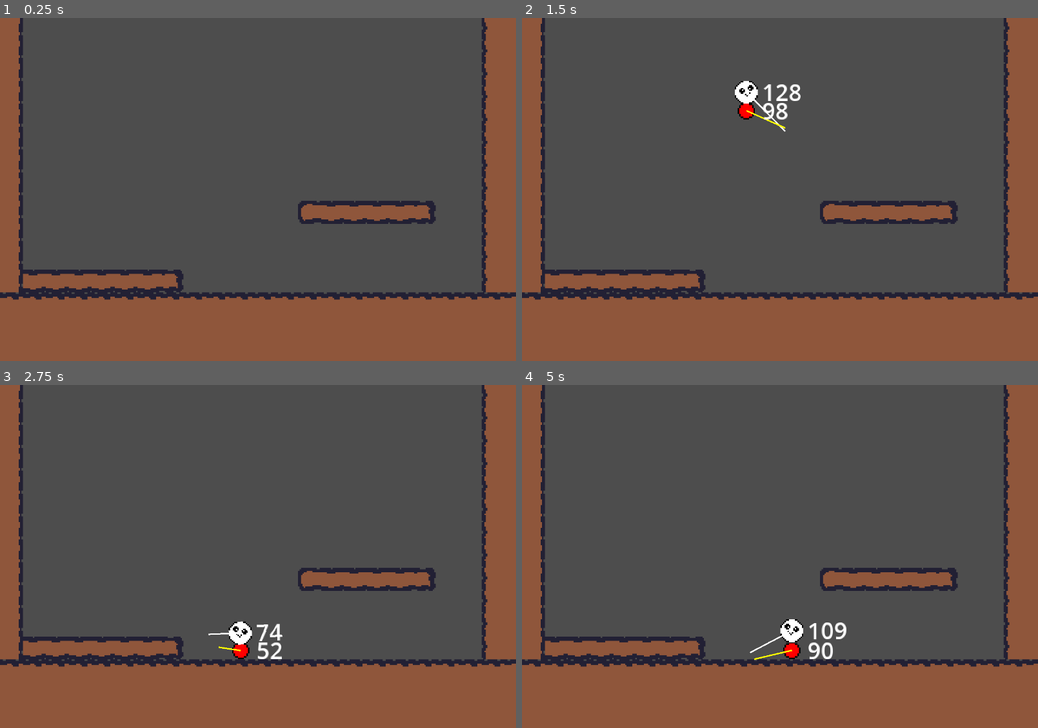
Above: before the commit, frames 1-4 (two rows, left to right).
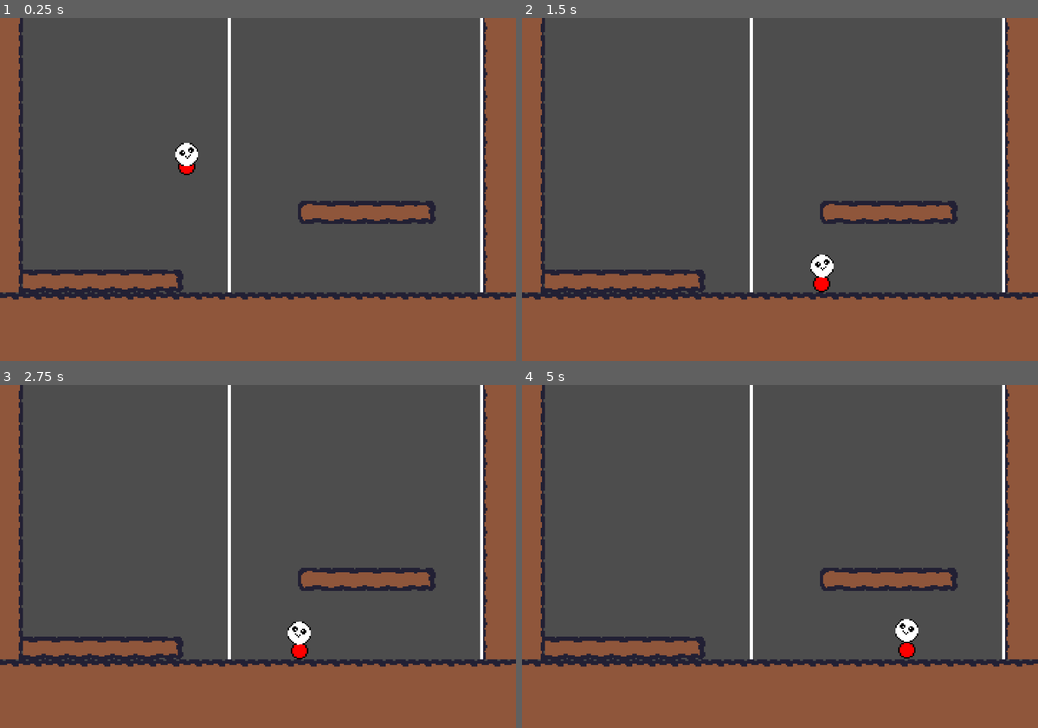
Above: after the commit, the same moments.

Repository: Victor-Boone/climbclimb
Game: Godot game, scene res://scenes/main.tscn
Two runs of this game, one before a commit and one after it. Both use one fixed random seed, a clock stepped at 60 frames per second and the inputs below.
Inputs:
- Up to frame 1 (0.25 s): no input
- Up to frame 2 (1.5 s): hold Shift (climb) 0.53-1.28 s; hold D (move_right) from 0.53 s (still down); tap Space (jump) at 0.77 s; tap Shift (climb) at 1.35 s
- Up to frame 3 (2.75 s): tap Space (jump) at 1.52 s; release D (move_right) at 2.03 s; hold A (move_left) from 2.03 s (still down); hold Shift (climb) from 2.03 s (still down)
- Up to frame 4 (5 s): release A (move_left) at 2.78 s; release Shift (climb) at 2.78 s; hold D (move_right) 2.78-4.28 s; tap Shift (climb) at 2.85, 4.35 s; tap Space (jump) at 3.02, 3.77, 4.52 s; hold Shift (climb) 3.53-4.28 s; hold A (move_left) from 4.28 s (still down)

The runs differ from the first frame. In frame 1, 1.3% of the frame differs, in the area x 33-94%, y 0-81%; in frame 2, 2.0%; in frame 3, 2.0%; in frame 4, 2.1%, in the area x 44-94%, y 0-81%.

Commit message:
[Climbing] Preps

Diff:
--- a/project.godot
+++ b/project.godot
@@ -64,6 +64,11 @@
 ]
 }
 
+[layer_names]
+
+2d_physics/layer_1="Collisions"
+2d_physics/layer_2="Climbing"
+
 [physics]
 
 3d/physics_engine="Jolt Physics"
--- a/scenes/bodypart.tscn
+++ b/scenes/bodypart.tscn
@@ -1,6 +1,6 @@
 [gd_scene format=3 uid="uid://dl5saaqvqjjak"]
 
-[ext_resource type="Script" uid="uid://c7gpjpqq324cs" path="res://scenes/bodypart.gd" id="1_6tant"]
+[ext_resource type="Script" uid="uid://c7gpjpqq324cs" path="res://scripts/bodypart.gd" id="1_6tant"]
 
 [sub_resource type="CircleShape2D" id="CircleShape2D_ywf6o"]
 radius = 10.440307
--- /dev/null
+++ b/scenes/climbing_line.gd
@@ -0,0 +1,19 @@
+extends Area2D
+
+@export var MATERIAL: float = 1.0
+
+func _ready() -> void:
+	assert($Line2D.get_point_count() == 2)
+
+func get_line() -> Line2D:
+	return $Line2D
+
+func get_tip() -> Vector2:
+	var line_pos: Vector2 = $Line2D.global_position
+	var tip: Vector2 = $Line2D.get_point_position(0) + line_pos
+	return tip
+
+func get_end() -> Vector2:
+	var line_pos: Vector2 = $Line2D.global_position
+	var end: Vector2 = $Line2D.get_point_position(1) + line_pos
+	return end
--- /dev/null
+++ b/scenes/climbing_line.tscn
@@ -0,0 +1,16 @@
+[gd_scene format=3 uid="uid://vdouacd08aj8"]
+
+[ext_resource type="Script" uid="uid://c6k7xkmxmvhhg" path="res://scenes/climbing_line.gd" id="1_rqfwk"]
+
+[sub_resource type="SegmentShape2D" id="SegmentShape2D_7fqpk"]
+b = Vector2(0, -32)
+
+[node name="ClimbingLine" type="Area2D" unique_id=1658734152]
+script = ExtResource("1_rqfwk")
+metadata/_edit_group_ = true
+
+[node name="CollisionShape2D" type="CollisionShape2D" parent="." unique_id=1792796184]
+shape = SubResource("SegmentShape2D_7fqpk")
+
+[node name="Line2D" type="Line2D" parent="." unique_id=603407403]
+width = 2.0
--- a/scenes/main.tscn
+++ b/scenes/main.tscn
@@ -2,6 +2,7 @@
 
 [ext_resource type="PackedScene" uid="uid://8lvlgq2mjbam" path="res://scenes/slimecat.tscn" id="2_0wfyh"]
 [ext_resource type="Texture2D" uid="uid://diwr3u4073eyu" path="res://assets/dirtyground.png" id="2_sugp2"]
+[ext_resource type="PackedScene" uid="uid://vdouacd08aj8" path="res://scenes/climbing_line.tscn" id="3_sugp2"]
 
 [sub_resource type="TileSetAtlasSource" id="TileSetAtlasSource_jyhfs"]
 texture = ExtResource("2_sugp2")
@@ -40,10 +41,16 @@
 physics_layer_0/collision_layer = 1
 sources/0 = SubResource("TileSetAtlasSource_jyhfs")
 
+[sub_resource type="SegmentShape2D" id="SegmentShape2D_jyhfs"]
+b = Vector2(0, -192)
+
+[sub_resource type="SegmentShape2D" id="SegmentShape2D_sugp2"]
+b = Vector2(0, -192)
+
 [node name="Main" type="Node" unique_id=964760547]
 
 [node name="SlimeCat" parent="." unique_id=93529822 instance=ExtResource("2_0wfyh")]
-position = Vector2(83, -265)
+position = Vector2(128, 80)
 STANDING_STRENGTH = 4.151
 IDEAL_ANGLE_SPEED = 1.21
 
@@ -54,3 +61,28 @@
 [node name="TileMapLayer" type="TileMapLayer" parent="TileMapLayer" unique_id=1841525301]
 tile_map_data = PackedByteArray("AAAGAAwAAAABAAAAAAARAAwAAAABAAAAAAAHAAwAAAABAAAAAAAIAAwAAAABAAAAAAAJAAwAAAABAAAAAAAKAA …(1872 unchanged characters)…
 tile_set = SubResource("TileSet_7fqpk")
+
+[node name="ClimbingLine" parent="." unique_id=1083152272 instance=ExtResource("3_sugp2")]
+position = Vector2(160, 192)
+collision_layer = 2
+collision_mask = 2
+
+[node name="CollisionShape2D" parent="ClimbingLine" index="0" unique_id=1792796184]
+shape = SubResource("SegmentShape2D_jyhfs")
+
+[node name="Line2D" parent="ClimbingLine" index="1" unique_id=603407403]
+points = PackedVector2Array(0, -192, 0, 0)
+
+[node name="ClimbingLine2" parent="." unique_id=195965567 instance=ExtResource("3_sugp2")]
+position = Vector2(336, 192)
+collision_layer = 2
+collision_mask = 2
+
+[node name="CollisionShape2D" parent="ClimbingLine2" index="0" unique_id=1792796184]
+shape = SubResource("SegmentShape2D_sugp2")
+
+[node name="Line2D" parent="ClimbingLine2" index="1" unique_id=603407403]
+points = PackedVector2Array(0, -192, 0, 0)
+
+[editable path="ClimbingLine"]
+[editable path="ClimbingLine2"]
--- a/scenes/slimecat.tscn
+++ b/scenes/slimecat.tscn
@@ -10,6 +10,9 @@
 
 [sub_resource type="CircleShape2D" id="CircleShape2D_y867b"]
 radius = 8.0
+
+[sub_resource type="CircleShape2D" id="CircleShape2D_ywf6o"]
+radius = 16.0
 
 [node name="SlimeCat" type="Node2D" unique_id=93529822]
 script = ExtResource("1_tsbn0")
@@ -49,5 +52,16 @@
 [node name="Line2D" parent="Head/DebugVector" parent_id_path=PackedInt32Array(1432764235, 1881324333) index="0" unique_id=150826118]
 points = PackedVector2Array(0, 0, 9, 7)
 
+[node name="GripArea" type="Area2D" parent="." unique_id=994708991]
+collision_layer = 2
+collision_mask = 2
+metadata/_edit_group_ = true
+
+[node name="CollisionShape2D" type="CollisionShape2D" parent="GripArea" unique_id=1553657292]
+shape = SubResource("CircleShape2D_ywf6o")
+debug_color = Color(1, 1, 0, 0.09019608)
+
+[node name="DebugLine" type="Line2D" parent="GripArea" unique_id=157184533]
+
 [editable path="Butt"]
 [editable path="Head"]
--- a/scripts/slimecat.gd
+++ b/scripts/slimecat.gd
@@ -40,7 +40,10 @@
 
 # Called when the node enters the scene tree for the first time.
 func _ready() -> void:
-	pass
+	$Head/DebugVector.hide()
+	$Head/DownRay.hide()
+	$Butt/DebugVector.hide()
+	$Butt/DownRay.hide()
 
 
 
@@ -78,7 +81,6 @@
 	var direction: float = Input.get_axis("move_left", "move_right")
 	var v_butt = $Butt.velocity
 	var v_head = $Head.velocity
-	print("Is_on_floor:", is_on_floor())
 	if Input.is_action_just_pressed("jump") and is_standing() and is_on_floor(): # Jumping
 		state = State.IDLE
 		$Butt.velocity.y -= JUMP_VELOCITY
@@ -167,6 +169,19 @@
 
 
 
+# Climb logic
+
+func _update_grip_area() -> void:
+	var grip_center = 0.25 * $Butt.position + 0.75 * $Head.position
+	$GripArea.position = grip_center
+	var collisions = $GripArea.get_overlapping_areas()
+	print(collisions)
+	for area in collisions:
+		var tip: Vector2 = area.get_tip()
+		var end: Vector2 = area.get_end()
+		print("Got a line ", tip, " to ", end)
+
+
 # External Physics
 
 func _apply_gravity(delta: float) -> void:
@@ -206,6 +221,7 @@
 	# Visuals
 	rotate_head()
 	flip_head()
+	_update_grip_area()
 
 	# Debug
 	$Butt._update_velocity_vector()
Not shown, added: scenes/climbing_line.gd.uid
